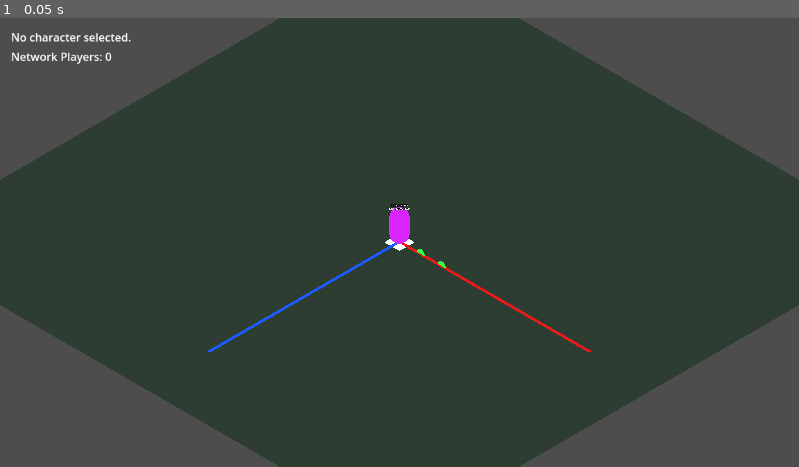
Above: before the commit, frame 1.
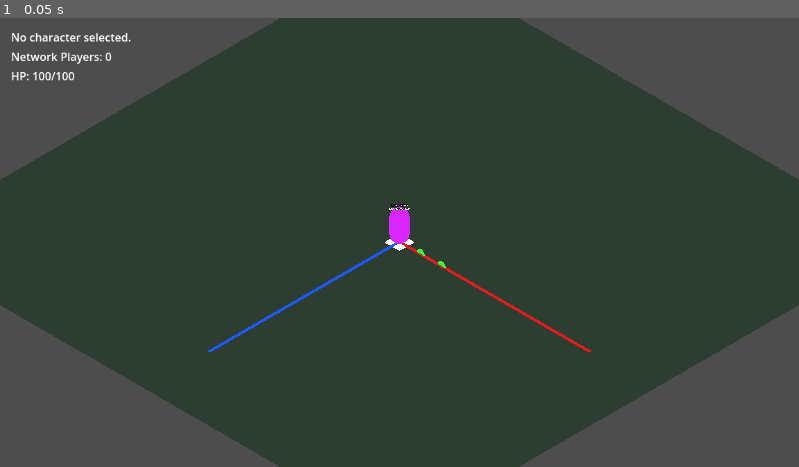
Above: after the commit, the same moment.

Repository: ademastrie/rpg_prototype
Game: Godot game, scene res://scenes/client/client_game.tscn
Two runs of this game, one before a commit and one after it. Both use one fixed random seed, a clock stepped at 60 frames per second and the inputs below. This scene is started directly instead of the project's main scene.
Inputs:
- Up to frame 1 (0.05 s): no input

The runs differ from the first frame. In frame 1, less than 0.1% of the frame differs, in the area x 1-10%, y 12-15%.

Commit message:
Add server-authoritative player health

Diff:
--- a/godot/scenes/client/client_game.tscn
+++ b/godot/scenes/client/client_game.tscn
@@ -63,6 +63,13 @@
 offset_bottom = 68.0
 text = "Network Players: 0"
 
+[node name="HealthLabel" type="Label" parent="."]
+offset_left = 16.0
+offset_top = 72.0
+offset_right = 180.0
+offset_bottom = 96.0
+text = "HP: 100/100"
+
 [node name="WorldSpawner" type="Node3D" parent="."]
 script = ExtResource("3_world_spawner")
 player_placeholder_scene = ExtResource("2_player_placeholder_3d")
--- a/godot/scripts/client/client_game.gd
+++ b/godot/scripts/client/client_game.gd
@@ -9,6 +9,7 @@
 
 @onready var status_label: Label = $StatusLabel
 @onready var spawn_count_label: Label = $SpawnCountLabel
+@onready var health_label: Label = $HealthLabel
 @onready var world_spawner: Node3D = $WorldSpawner
 @onready var active_camera: Camera3D = $Camera3D
 
@@ -30,9 +31,11 @@
 func _ready() -> void:
 	world_spawner.spawned_player_count_changed.connect(_on_spawned_player_count_changed)
 	world_spawner.player_spawned.connect(_on_player_spawned)
+	world_spawner.player_health_updated.connect(_on_player_health_updated)
 	_camera_follow_offset = active_camera.global_position
 	_fixed_camera_basis = active_camera.global_transform.basis
 	_on_spawned_player_count_changed(0)
+	_on_player_health_updated(multiplayer.get_unique_id(), 100, 100)
 	set_selected_character(ClientSession.selected_character)
 	_connect_to_server()
 
@@ -118,6 +121,15 @@
 	_local_player = player
 	_snap_camera_to_local_player()
 	print("Camera following local player peer %s." % peer_id)
+
+
+func _on_player_health_updated(peer_id: int, current_hp: int, max_hp: int) -> void:
+	if peer_id != multiplayer.get_unique_id():
+		return
+
+	health_label.text = "HP: %s/%s" % [current_hp, max_hp]
+	if current_hp <= 0:
+		print("Local player is down.")
 
 
 func _read_movement_input() -> Vector2:
--- a/godot/scripts/shared/enemy_spawner.gd
+++ b/godot/scripts/shared/enemy_spawner.gd
@@ -51,6 +51,10 @@
 		rpc_id(peer_id, "spawn_enemy", enemy_id_int, spawn_position, current_hp, max_hp)
 
 
+func get_active_enemy_positions() -> Dictionary:
+	return enemies.duplicate()
+
+
 func _process(delta: float) -> void:
 	if not multiplayer.is_server():
 		_smooth_spawned_enemies(delta)
--- a/godot/scripts/shared/world_spawner.gd
+++ b/godot/scripts/shared/world_spawner.gd
@@ -2,6 +2,7 @@
 
 signal spawned_player_count_changed(count: int)
 signal player_spawned(peer_id: int, player: Node3D)
+signal player_health_updated(peer_id: int, current_hp: int, max_hp: int)
 signal join_requested(peer_id: int, character_id: int, character_name: String, access_token: String)
 
 @export var player_placeholder_scene: PackedScene
@@ -14,6 +15,10 @@
 @export var local_prediction_snap_distance: float = 3.0
 @export var local_prediction_correction_speed: float = 4.0
 @export var basic_attack_cooldown_seconds: float = 0.75
+@export var player_max_hp: int = 100
+@export var enemy_contact_range: float = 1.75
+@export var enemy_contact_damage: int = 10
+@export var enemy_contact_damage_interval: float = 1.0
 
 var players: Dictionary = {}
 var _spawned_nodes: Dictionary = {}
@@ -22,6 +27,9 @@
 var _last_input_by_peer: Dictionary = {}
 var _aim_direction_by_peer: Dictionary = {}
 var _last_attack_time_by_peer: Dictionary = {}
+var _player_max_hp_by_peer: Dictionary = {}
+var _player_current_hp_by_peer: Dictionary = {}
+var _last_contact_damage_time_by_peer: Dictionary = {}
 var _local_prediction_input: Vector2 = Vector2.ZERO
 var _simulation_accumulator := 0.0
 var _snapshot_accumulator := 0.0
@@ -81,6 +89,9 @@
 	_last_input_by_peer.erase(peer_id)
 	_aim_direction_by_peer.erase(peer_id)
 	_last_attack_time_by_peer.erase(peer_id)
+	_player_max_hp_by_peer.erase(peer_id)
+	_player_current_hp_by_peer.erase(peer_id)
+	_last_contact_damage_time_by_peer.erase(peer_id)
 	_character_names_by_peer.erase(peer_id)
 	rpc("despawn_player", peer_id)
 
@@ -107,6 +118,9 @@
 
 	_last_input_by_peer[peer_id] = Vector2.ZERO
 	_aim_direction_by_peer[peer_id] = Vector2(0.0, -1.0)
+	_player_max_hp_by_peer[peer_id] = player_max_hp
+	_player_current_hp_by_peer[peer_id] = player_max_hp
+	rpc("apply_player_health_update", peer_id, player_max_hp, player_max_hp)
 	_next_spawn_index += 1
 
 
@@ -121,6 +135,7 @@
 	var tick_delta := 1.0 / simulation_tick_rate
 	while _simulation_accumulator >= tick_delta:
 		_simulate(tick_delta)
+		_apply_enemy_contact_damage(tick_delta)
 		_simulation_accumulator -= tick_delta
 
 	var snapshot_delta := 1.0 / snapshot_rate
@@ -139,6 +154,47 @@
 		position.x += input_direction.x * movement_speed * delta
 		position.z += input_direction.y * movement_speed * delta
 		players[peer_id] = position
+
+
+func _apply_enemy_contact_damage(_delta: float) -> void:
+	var enemy_spawner: Node = get_node_or_null("../EnemySpawner")
+	if enemy_spawner == null:
+		return
+
+	var enemy_positions: Dictionary = enemy_spawner.call("get_active_enemy_positions") as Dictionary
+	if enemy_positions.is_empty():
+		return
+
+	var now_seconds: float = float(Time.get_ticks_msec()) / 1000.0
+	for peer_id in players:
+		var peer_id_int: int = int(peer_id)
+		var current_hp: int = int(_player_current_hp_by_peer.get(peer_id, player_max_hp))
+		if current_hp <= 0:
+			continue
+
+		var last_damage_time: float = float(_last_contact_damage_time_by_peer.get(peer_id, -enemy_contact_damage_interval))
+		if now_seconds - last_damage_time < enemy_contact_damage_interval:
+			continue
+
+		var player_position: Vector3 = players[peer_id] as Vector3
+		if _is_enemy_in_contact_range(player_position, enemy_positions):
+			current_hp = max(current_hp - enemy_contact_damage, 0)
+			_player_current_hp_by_peer[peer_id] = current_hp
+			_last_contact_damage_time_by_peer[peer_id] = now_seconds
+			var max_hp: int = int(_player_max_hp_by_peer.get(peer_id, player_max_hp))
+			rpc("apply_player_health_update", peer_id_int, current_hp, max_hp)
+			if current_hp <= 0:
+				print("Player peer %s is down." % peer_id_int)
+
+
+func _is_enemy_in_contact_range(player_position: Vector3, enemy_positions: Dictionary) -> bool:
+	for enemy_id in enemy_positions:
+		var enemy_position: Vector3 = enemy_positions[enemy_id] as Vector3
+		var offset_xz: Vector2 = Vector2(enemy_position.x - player_position.x, enemy_position.z - player_position.z)
+		if offset_xz.length() <= enemy_contact_range:
+			return true
+
+	return false
 
 
 func _broadcast_position_snapshots() -> void:
@@ -245,6 +301,11 @@
 		_apply_player_facing(player, facing_direction)
 
 
+@rpc("authority", "call_remote", "reliable")
+func apply_player_health_update(peer_id: int, current_hp: int, max_hp: int) -> void:
+	player_health_updated.emit(peer_id, current_hp, max_hp)
+
+
 @rpc("any_peer", "call_remote", "reliable")
 func request_join(character_id: int, character_name: String, access_token: String) -> void:
 	if not multiplayer.is_server():
